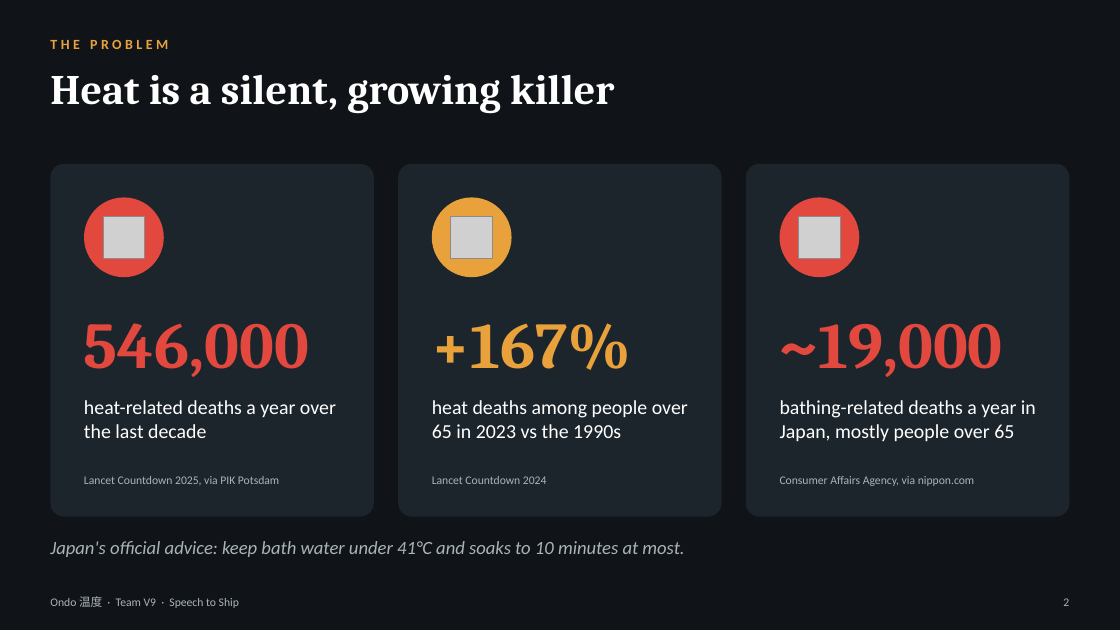
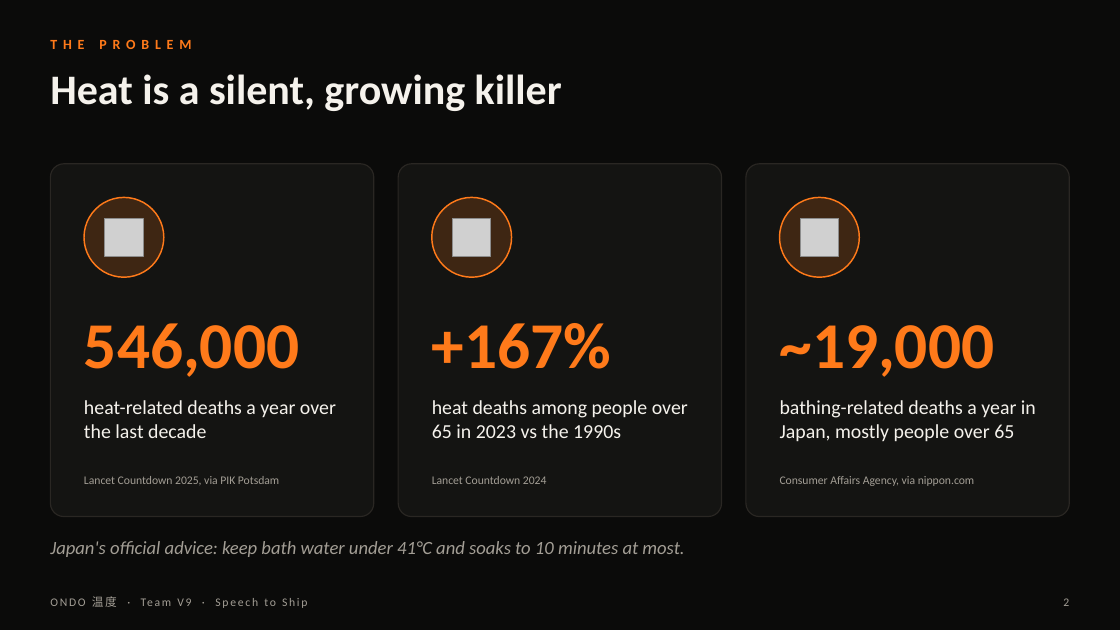
Before and after one commit to vnmoorthy/ondo, a slide deck: slide 2 of deck/Ondo-Pitch.pptx. Drawn at 1120x630 pixels with LibreOffice and Linux fonts; fonts in the diff are those of the drawing; grey boxes stand for pictures. Boxes give left, top, right and bottom in pixels: in the first picture for what was removed or moved away, otherwise in the second. Text is boxed around its words. In the diff, an @@ line names an element or a change of style, - is before the commit and + after.

```diff
--- a/deck/Ondo-Pitch.pptx
+++ b/deck/Ondo-Pitch.pptx
@@ background #101418 to #0B0B0A @@
@@ text "THE PROBLEM" at (50,35,807,60): text colour #E9A23B to #FF7A1A, letter spacing 3 to 5 pt @@
@@ title "Heat is a silent, growing ..." at (50,74,562,111): font Cambria to Calibri, text colour #FFFFFF to #F5F2EC @@
@@ fill #1C252C to #141412; outline none to #2A2723 1 pt in 3 elements at (50,164,374,517), (398,164,722,517), (746,164,1070,517) @@
@@ ellipse at (84,197,164,277): fill #E2483D to #FF7A1A at 18% opacity; outline none to #FF7A1A 1.25 pt @@
@@ ellipse at (432,197,512,277): fill #E9A23B to #FF7A1A at 18% opacity; outline none to #FF7A1A 1.25 pt @@
@@ ellipse at (780,197,860,277): fill #E2483D to #FF7A1A at 18% opacity; outline none to #FF7A1A 1.25 pt @@
@@ text "546,000" at (84,323,299,377): font Cambria to Calibri, text colour #E2483D to #FF7A1A @@
@@ text "+167%" at (432,323,611,369): font Cambria to Calibri, text colour #E9A23B to #FF7A1A @@
@@ text "~19,000" at (780,325,995,377): font Cambria to Calibri, text colour #E2483D to #FF7A1A @@
@@ text colour #FFFFFF to #F5F2EC in 3 elements at (84,400,336,438), (432,400,688,438), (780,400,1036,442) @@
@@ text at (92,596,117,607): text changed; text colour #A9B4BA to #A39E95 @@
-Ondo 温度 · Team V9 · Speech to Ship
+ONDO 温度 · Team V9 · Speech to Ship
@@ text colour #A9B4BA to #A39E95 in 5 elements at (84,476,279,485), (432,476,547,484), (780,476,974,486), (50,541,684,557), (1063,598,1069,606) @@
```
Also in this commit, not shown: 9 other slides changed, 14 other files.
